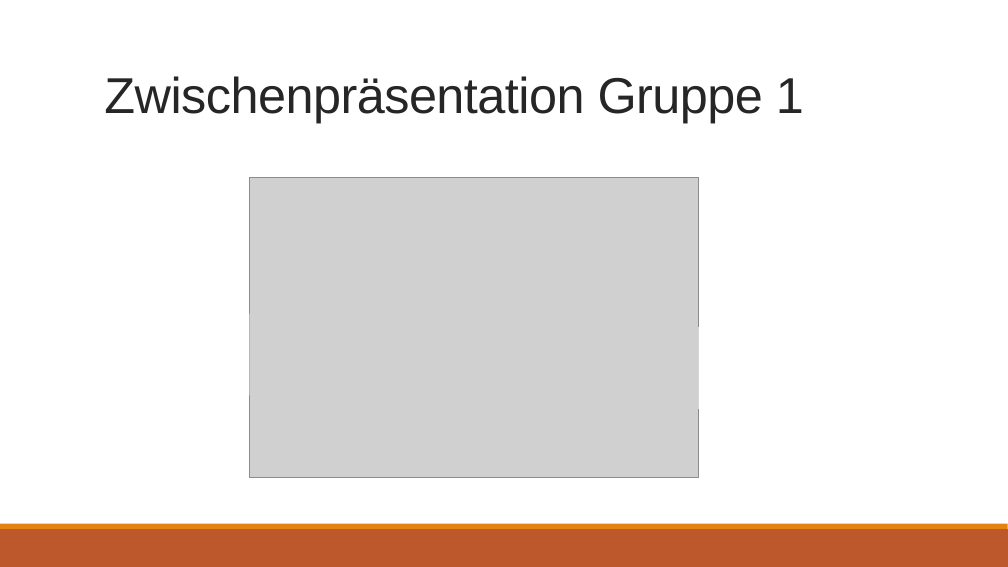
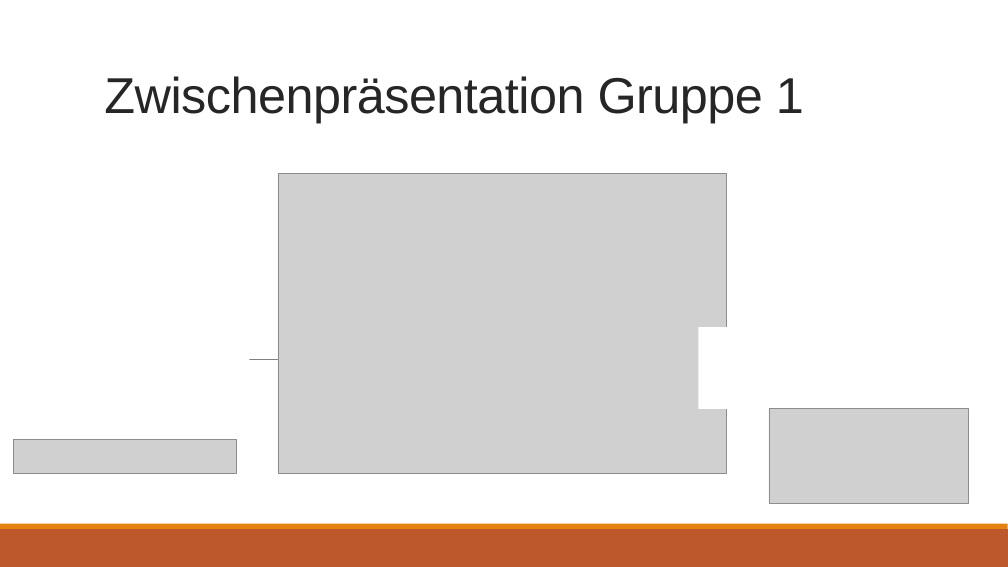
Before and after one commit to Swissmade41/EMI-Filter, a slide deck: slide 1 of Präsentation/Zwischenpräsentation.pptx. Drawn at 1008x567 pixels with LibreOffice and Linux fonts; fonts in the diff are those of the drawing; grey boxes stand for pictures. Boxes give left, top, right and bottom in pixels: in the first picture for what was removed or moved away, otherwise in the second. Text is boxed around its words. In the diff, an @@ line names an element or a change of style, - is before the commit and + after.

```diff
--- a/Präsentation/Zwischenpräsentation.pptx
+++ b/Präsentation/Zwischenpräsentation.pptx
@@ picture: place and size @@
-picture at box(250, 177, 699, 477)
+picture at box(278, 173, 727, 473)
@@ picture added at box(769, 409, 969, 504) @@
@@ picture added at box(14, 439, 236, 473) @@
```
Also in this commit, not shown: 1 other slide changed.
